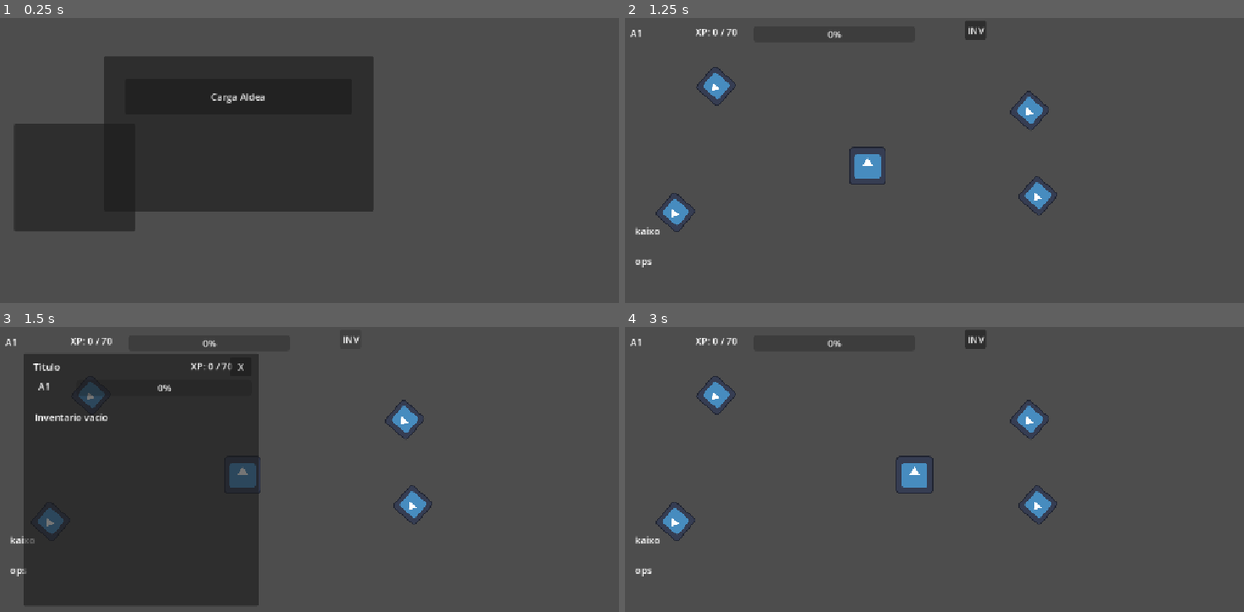
Above: before the commit, frames 1-4 (two rows, left to right).
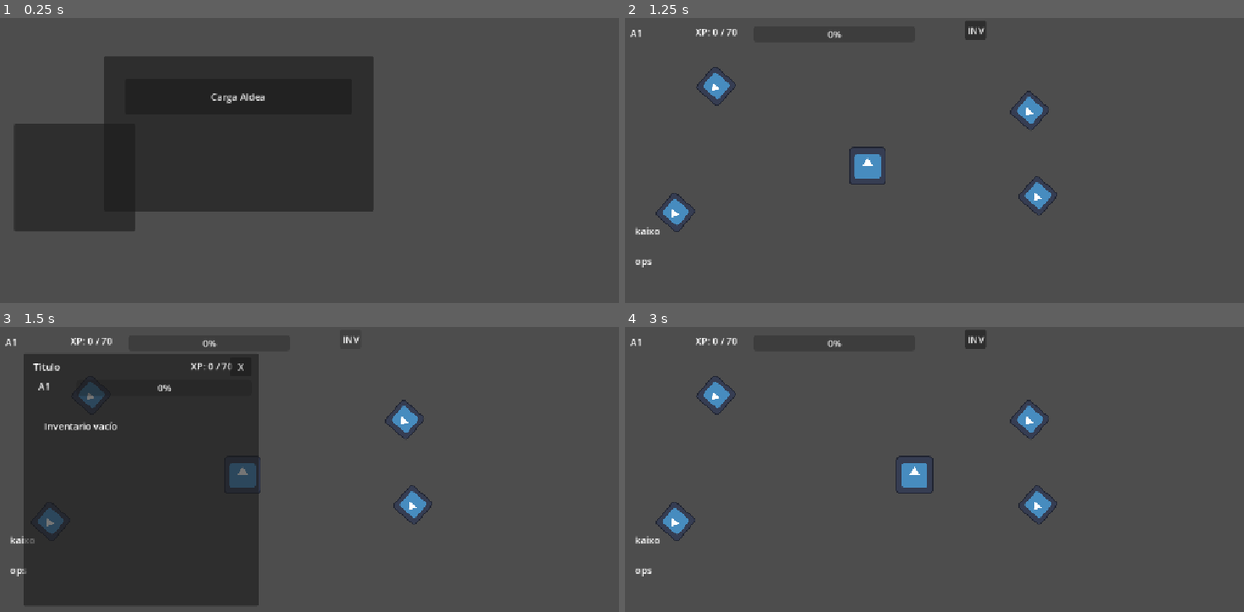
Above: after the commit, the same moments.

Repository: aik3n/ZeMobida
Game: Godot game, scene res://escenas/Game.tscn
Two runs of this game, one before a commit and one after it. Both use one fixed random seed, a clock stepped at 60 frames per second and the inputs below. The engine's default icon, where the game draws it, is replaced by a stand-in: a white triangle on a blue panel in a dark square.
Inputs (mouse positions are in pixels of both pictures, inside the frame that each line leads up to):
- Up to frame 1 (0.25 s): no input
- Up to frame 2 (1.25 s): click "Carga Aldea" at 0.5 s
- Up to frame 3 (1.5 s): click "INV" at 1.25 s
- Up to frame 4 (3 s): click "X" at 2 s; tap Enter at 2.75 s; move the mouse to (1101, 498) at 2.77 s; hold Right (ui_right) from 2.78 s (still down); click (1101, 498) at 2.92 s

Frames 1-2 are identical in both runs. In frame 3, 0.4% of the frame differs, in the area x 5-19%, y 30-37%; in frame 4, nothing differs.

Commit message:
mejora en el label inventario, add scroll

Diff:
--- a/godot/escenas/Game.tscn
+++ b/godot/escenas/Game.tscn
@@ -53,7 +53,6 @@
 mouse_filter = 2
 
 [node name="Panel" type="Panel" parent="UI/Estado" unique_id=1398691159]
-visible = false
 layout_mode = 0
 offset_left = 56.0
 offset_top = 45.0
@@ -91,16 +90,6 @@
 offset_right = 389.0
 offset_bottom = 72.0
 
-[node name="Inventario" type="Label" parent="UI/Estado/Panel" unique_id=1629305708]
-layout_mode = 0
-offset_left = 19.0
-offset_top = 97.0
-offset_right = 281.0
-offset_bottom = 120.0
-text = "ejemplo1
-ejemplo2
-ejemplo3"
-
 [node name="Cerrar" type="Button" parent="UI/Estado/Panel" unique_id=853662798]
 layout_mode = 0
 offset_left = 352.0
@@ -108,3 +97,16 @@
 offset_right = 388.0
 offset_bottom = 38.0
 text = "X"
+
+[node name="Scroll" type="ScrollContainer" parent="UI/Estado/Panel" unique_id=416746288]
+layout_mode = 0
+offset_left = 35.0
+offset_top = 112.0
+offset_right = 210.0
+offset_bottom = 324.0
+
+[node name="Inventario" type="Label" parent="UI/Estado/Panel/Scroll" unique_id=1629305708]
+layout_mode = 2
+text = "ejemplo1
+ejemplo2
+ejemplo3"
--- a/godot/scripts/game.gd
+++ b/godot/scripts/game.gd
@@ -24,7 +24,7 @@
 @onready var estado_nivel: Label = $UI/Estado/Panel/Nivel
 @onready var estado_progreso: Label = $UI/Estado/Panel/Progreso
 @onready var estado_barra_xp: ProgressBar = $UI/Estado/Panel/BarraXP
-@onready var estado_inventario: Label = $UI/Estado/Panel/Inventario
+@onready var estado_inventario: Label = $UI/Estado/Panel/Scroll/Inventario
 
 
 var mapa_actual: Node = null
Not shown, changed: content_context.md
